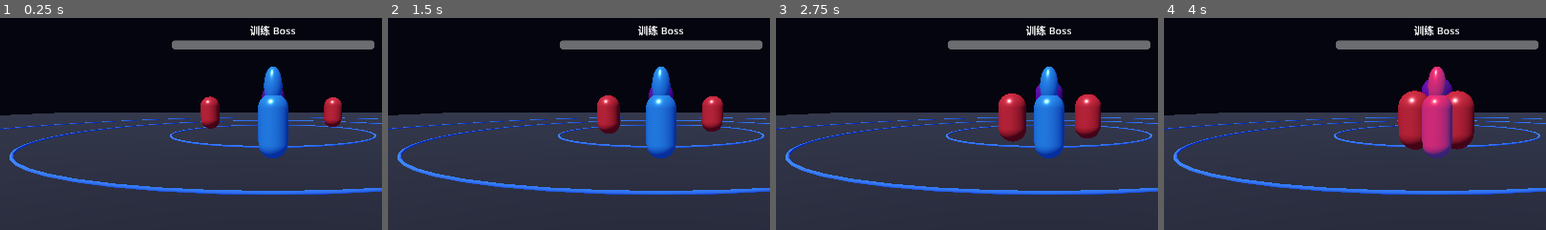
Above: before the commit, frames 1-4 (left to right).
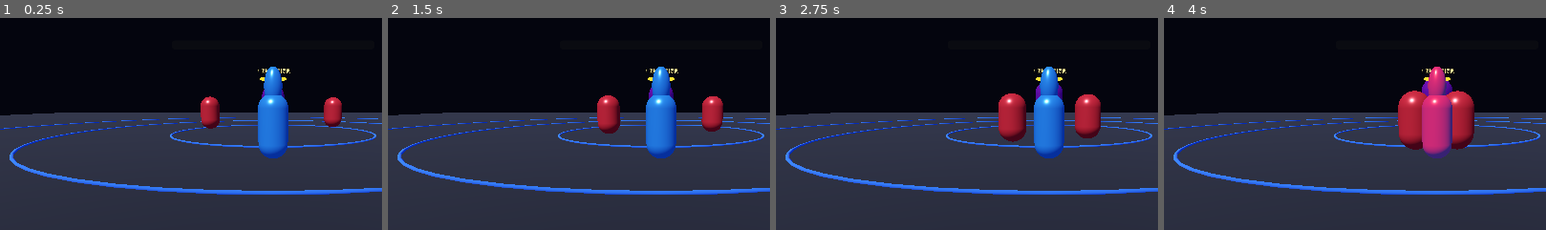
Above: after the commit, the same moments.

Repository: Qazwesrd/Saint-Seiya-Universe-War
Game: Godot game, scene res://scenes/main.tscn
Same seed, same stepped clock (60 frames per second), same inputs: the game is played once before the commit and once after it.
Inputs:
- Up to frame 1 (0.25 s): no input
- Up to frame 2 (1.5 s): click "闪避" at 0.5 s; click "锁定" at 1.25 s
- Up to frame 3 (2.75 s): click "小宇宙 爆发" at 2 s
- Up to frame 4 (4 s): click "小宇宙 7.3s" at 2.75 s; click "小宇宙 6.6s" at 3.5 s
The pictures show only the part of the screen within x 14-64%, y 19-69%; the shares and areas given below are measured in that part.

The runs differ from the first frame. In frame 1, 2.8% of the frame differs, in the area x 45-98%, y 3-30%; in frame 2, 2.8%; in frame 3, 2.8%; in frame 4, 2.8%.
Error after the commit: Invalid call. Nonexistent function 'set_quest_text (via call)' in base 'CanvasLayer (hud.gd)'. (res://scripts/game.gd:119)

Commit message:
Connect guide NPC and quest progress to arena combat

Diff:
--- a/game/scripts/game.gd
+++ b/game/scripts/game.gd
@@ -2,9 +2,11 @@
 const PlayerScript = preload("res://scripts/player.gd")
 const EnemyScript = preload("res://scripts/enemy.gd")
 const HUDScript = preload("res://scripts/hud.gd")
+const GuideNpcScript = preload("res://scripts/guide_npc.gd")
 var player: CharacterBody3D
 var hud: CanvasLayer
 var enemies: Array[Node3D] = []
+var guide_npc: Node3D
 func _ready() -> void:
     _build_world()
     player = CharacterBody3D.new()
@@ -15,6 +17,7 @@
     _spawn_enemy(Vector3(-4, 0.1, -3), false)
     _spawn_enemy(Vector3(4, 0.1, -4), false)
     _spawn_enemy(Vector3(0, 0.1, -9), true)
+    _spawn_guide_npc()
     hud = HUDScript.new()
     hud.set("game", self)
     add_child(hud)
@@ -63,6 +66,23 @@
         ring_mat.emission = Color(0.03, 0.12, 0.5)
         ring.material_override = ring_mat
         add_child(ring)
+func _spawn_guide_npc() -> void:
+    guide_npc = Node3D.new()
+    guide_npc.set_script(GuideNpcScript)
+    guide_npc.position = Vector3(0, 0, 2)
+    add_child(guide_npc)
+
+func interact_with_guide() -> void:
+    if not is_instance_valid(player) or not is_instance_valid(guide_npc):
+        return
+    if player.global_position.distance_to(guide_npc.global_position) > 4.8:
+        show_notice("靠近圣域训练引导员后再交谈")
+        return
+    var dialogue: Dictionary = QuestManager.interact_with_guide()
+    if is_instance_valid(hud):
+        hud.call("show_dialogue", dialogue)
+    show_notice(str(dialogue.get("action", "")))
+
 func _spawn_enemy(at: Vector3, boss: bool) -> void:
     var enemy := CharacterBody3D.new()
     enemy.set_script(EnemyScript)
@@ -81,6 +101,7 @@
         if offset.length() <= reach and (offset.length() < 0.1 or forward.dot(offset.normalized()) >= cos(deg_to_rad(cone_degrees * 0.5))):
             enemy.call("take_damage", damage)
 func on_enemy_defeated(enemy: Node3D) -> void:
+    QuestManager.on_enemy_defeated(bool(enemy.get("is_boss")))
     enemies.erase(enemy)
     var exp_reward := 90 if enemy.get("is_boss") else 30
     var coin_reward := 120 if enemy.get("is_boss") else 40
@@ -95,6 +116,7 @@
     if is_instance_valid(hud) and is_instance_valid(player):
         hud.call("set_status", player.get("health"), player.get("max_health"), player.get("cosmos"), player.get("max_cosmos"), player.get("skill_cd"), player.get("burst_cd"))
         hud.call("set_enemy_count", enemies.size())
+        hud.call("set_quest_text", QuestManager.get_tracker_text())
         var boss_hp := 0.0
         var boss_max := 1.0
         for enemy in enemies:
